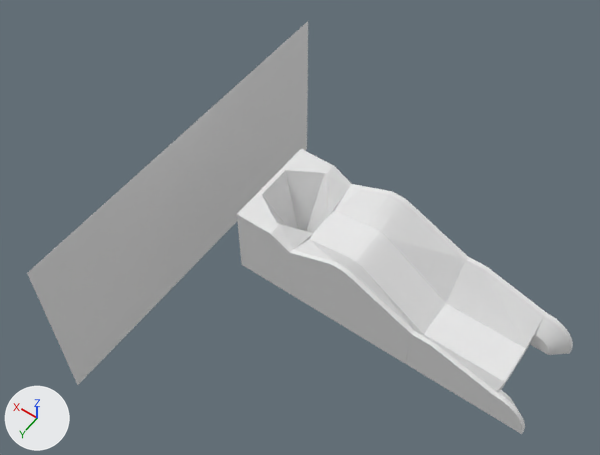
Renders of the OBJ model examples/sampling_c3/urdf/3d_Printer/ramp/ramp7.obj from each side of a commit.
Camera for both pictures: a 50 mm camera at (-196.0, 215.0, 406.0) aimed at (-22.0, -29.0, 22.0). The lights are fixed; the arrows at lower left show +X, +Y and +Z. The older version comes first. Where no turn or scale is listed for an object, it has been applied to the vertices.

Names of what the first picture shows: 'Cube', 'new_ramp', 'new_ramp.001', 'new_ramp.002', 'new_ramp.003', 'new_ramp.004', 'new_ramp.005', 'new_ramp.006', 'new_ramp.007', 'new_ramp.008', 'new_ramp.010', 'new_ramp.011', 'new_ramp.012', 'new_ramp.013'.
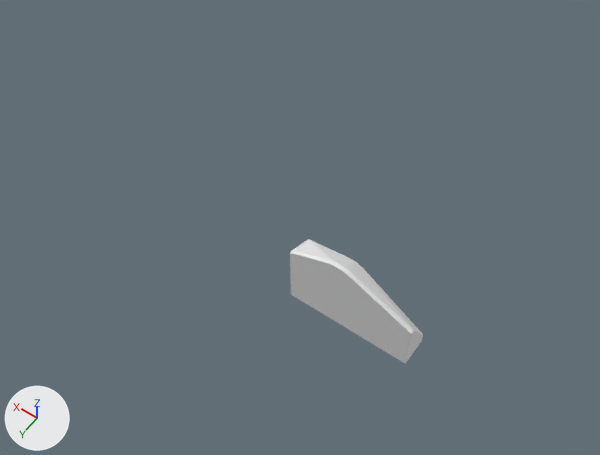
What differs and where, as boxes [x1, y1, x2, y2] in the pictures (600 x 455 px):
'Cube', deleted: before [27, 21, 308, 385]
'new_ramp.005', deleted: before [334, 184, 468, 303]
'new_ramp.004', deleted: before [309, 211, 446, 334]
'new_ramp.007', deleted: before [446, 257, 546, 352]
'new_ramp.008', deleted: before [423, 304, 526, 387]
'new_ramp.006', deleted: before [406, 331, 505, 413]
'new_ramp.012', deleted: before [237, 195, 285, 283]
'new_ramp.011', deleted: before [284, 149, 332, 231]
'new_ramp.003', deleted: before [269, 224, 314, 294]
'new_ramp.010', deleted: before [306, 165, 351, 233]
'new_ramp.002', deleted: before [530, 312, 573, 355]
'new_ramp.013', deleted: before [256, 167, 298, 229]
'new_ramp.001', deleted: before [487, 390, 525, 434]

The change in detail:
Object 'Cube' (ob_cube) is deleted.
Object 'new_ramp.001' (ob_new_ramp_001) is deleted.
Object 'new_ramp.002' (ob_new_ramp_002) is deleted.
Object 'new_ramp.003' (ob_new_ramp_003) is deleted.
Object 'new_ramp.004' (ob_new_ramp_004) is deleted.
Object 'new_ramp.005' (ob_new_ramp_005) is deleted.
Object 'new_ramp.006' (ob_new_ramp_006) is deleted.
Object 'new_ramp.007' (ob_new_ramp_007) is deleted.
Object 'new_ramp.008' (ob_new_ramp_008) is deleted.
Object 'new_ramp.010' (ob_new_ramp_010) is deleted.
Object 'new_ramp.011' (ob_new_ramp_011) is deleted.
Object 'new_ramp.012' (ob_new_ramp_012) is deleted.
Object 'new_ramp.013' (ob_new_ramp_013) is deleted.
